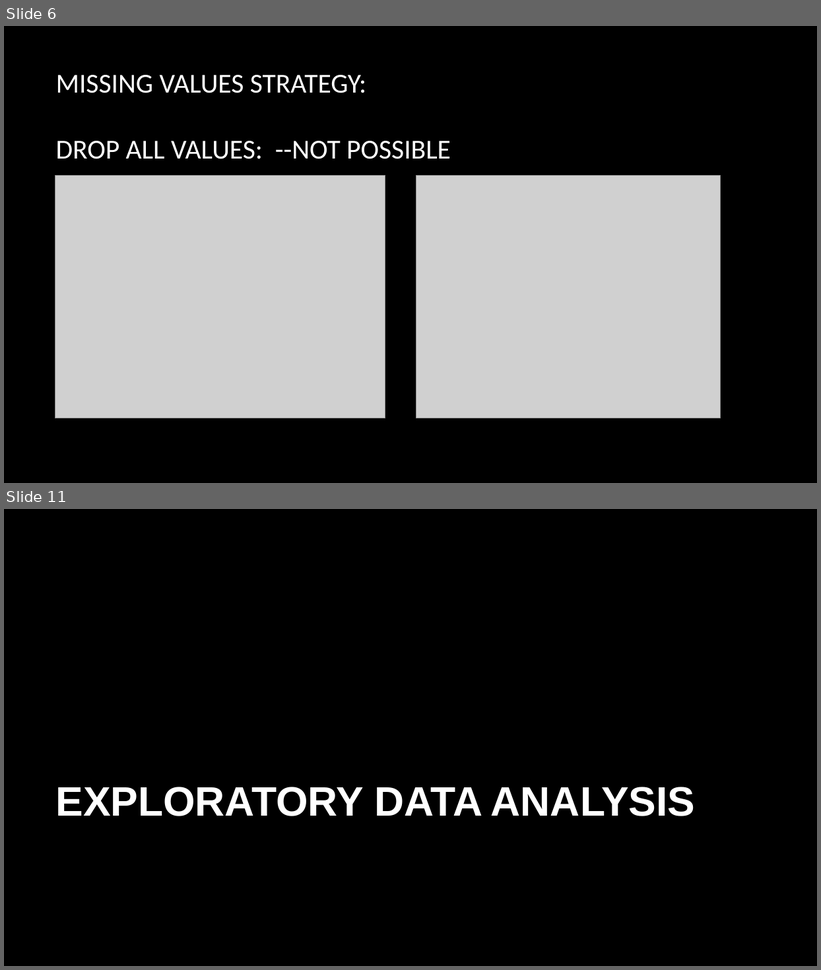
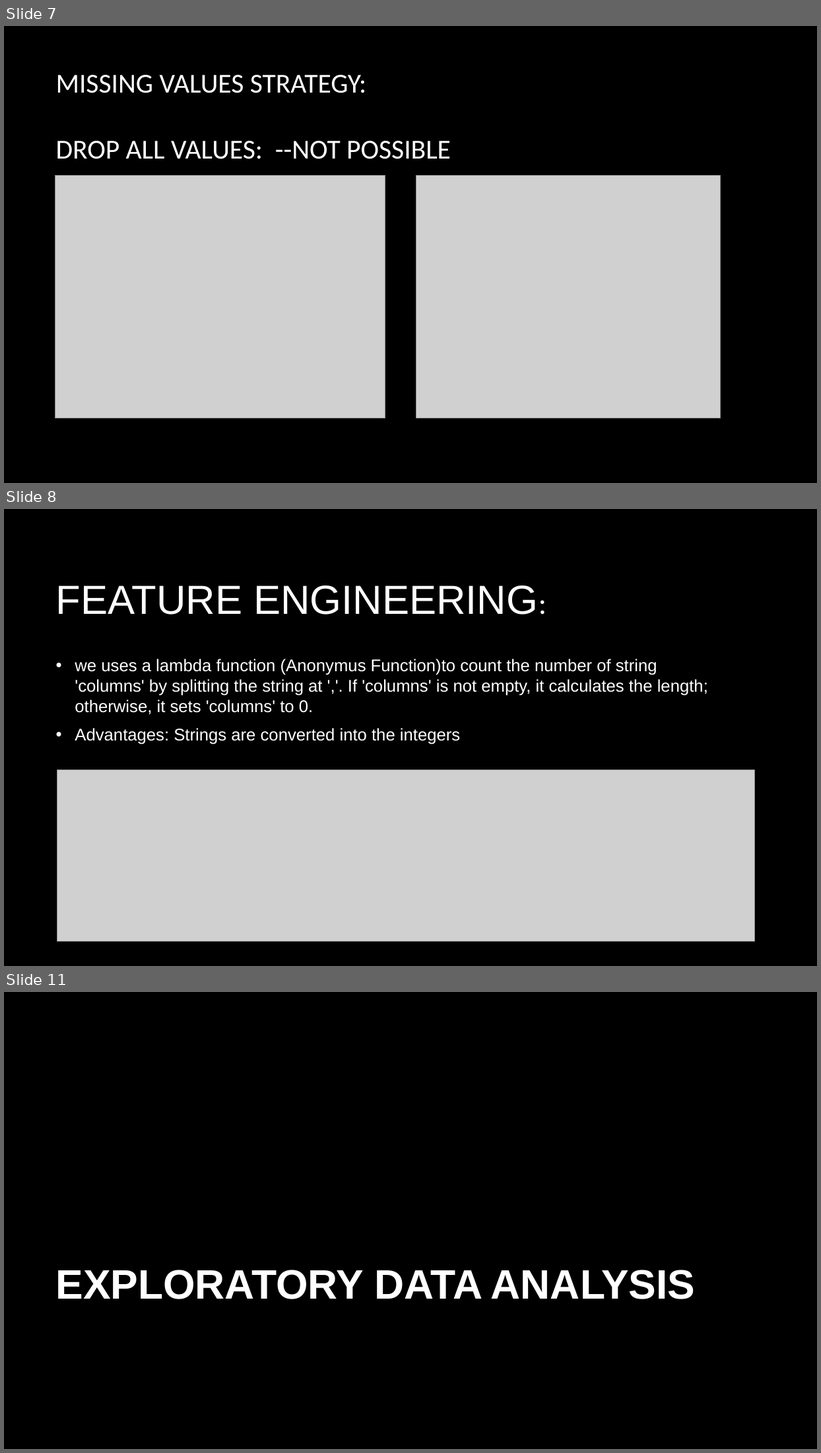
Before and after one commit to SwathiMurali/DATS-6103-T4, a slide deck: Anime_Presentation[1].pptx. Shown one above the other, each under a label of ours: slides 6 and 11 before the commit, slides 7, 8 and 11 after it; the slides between them are not shown. The pictures are 821x970 and 821x1453 pixels, drawn with LibreOffice and Linux fonts; fonts in the diff are those of the drawing; grey boxes stand for pictures; background and template pictures are left out. Boxes give left, top, right and bottom in pixels: in the first picture for what was removed or moved away, otherwise in the second. Text is boxed around its words. In the diff, an @@ line names an element or a change of style, - is before the commit and + after.

```diff
--- a/Anime_Presentation[1].pptx
+++ b/Anime_Presentation[1].pptx
@@ slide 8 added at [4, 509, 817, 966], background picture (left out) @@
@@ title added at [56, 586, 538, 615], 48 pt, text #FFFFFF @@
+FEATURE ENGINEERING:
@@ text added at [75, 659, 708, 745], 20 pt, text #FFFFFF @@
+• we uses a lambda function (Anonymus Function)to count the number of string 'columns' by splitting the string at ','. If 'columns' is not empty, it calculates the length; otherwise, it sets 'columns' to 0.
+• Advantages: Strings are converted into the integers
@@ picture added at [57, 770, 755, 942] @@
@@ what was slide 6 is now slide 7 @@
```
Also in this commit, not shown: 4 slides changed, 1 other slide added, 1 slide removed.
